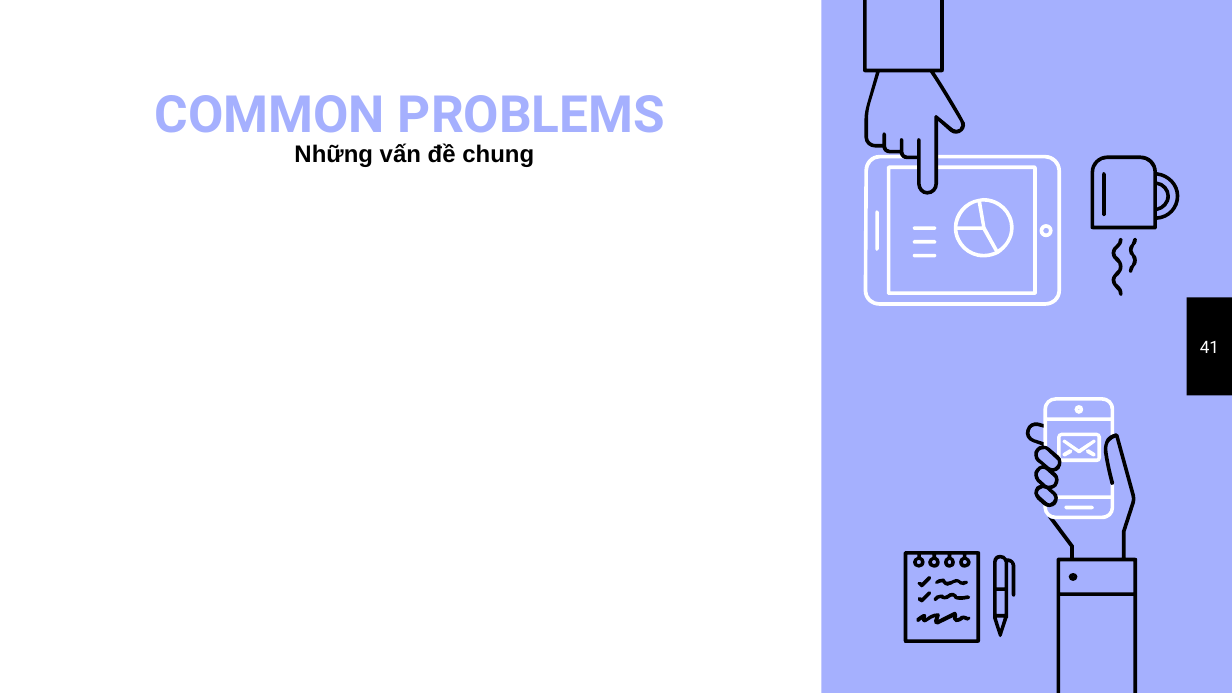
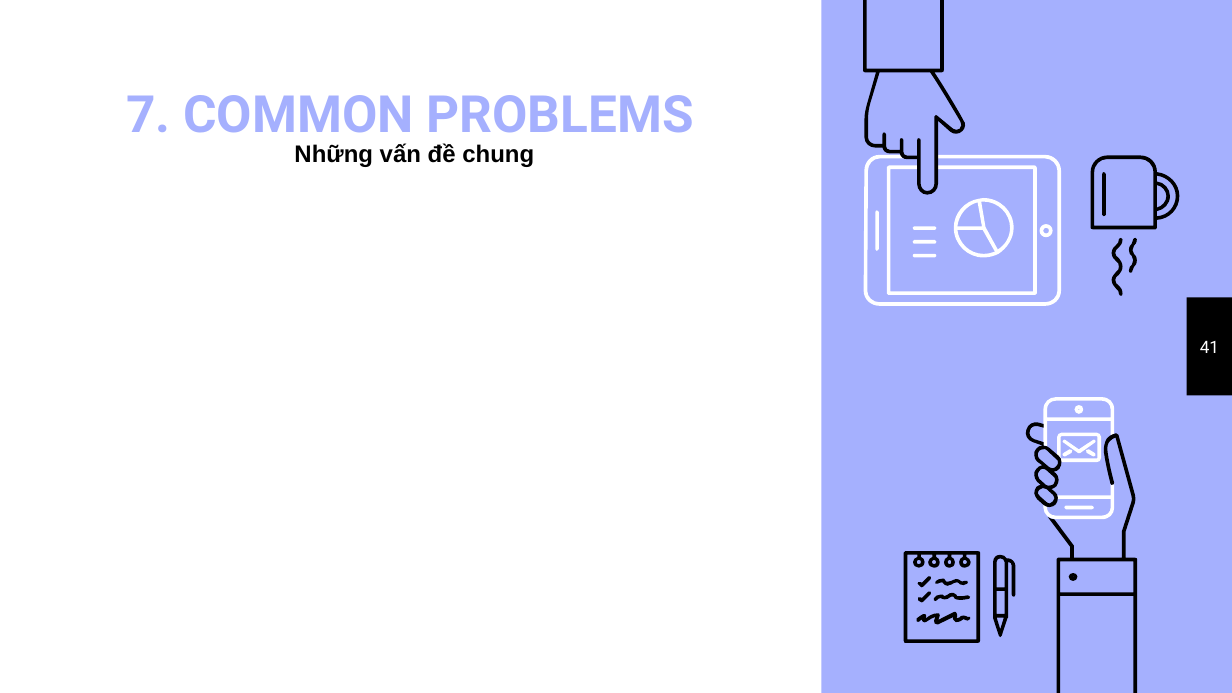
Before and after one commit to VoLeKhanhDuy/XDPM_HDT, a slide deck: slide 41 of chuong 4.pptx. Drawn at 1232x693 pixels with LibreOffice and Linux fonts; fonts in the diff are those of the drawing. Boxes give left, top, right and bottom in pixels: in the first picture for what was removed or moved away, otherwise in the second. Text is boxed around its words. In the diff, an @@ line names an element or a change of style, - is before the commit and + after.

```diff
--- a/chuong 4.pptx
+++ b/chuong 4.pptx
@@ title at [126, 95, 694, 145]: text changed @@
-COMMON PROBLEMS
+7. COMMON PROBLEMS
```
Also in this commit, not shown: 22 other slides changed, 3 other files.
